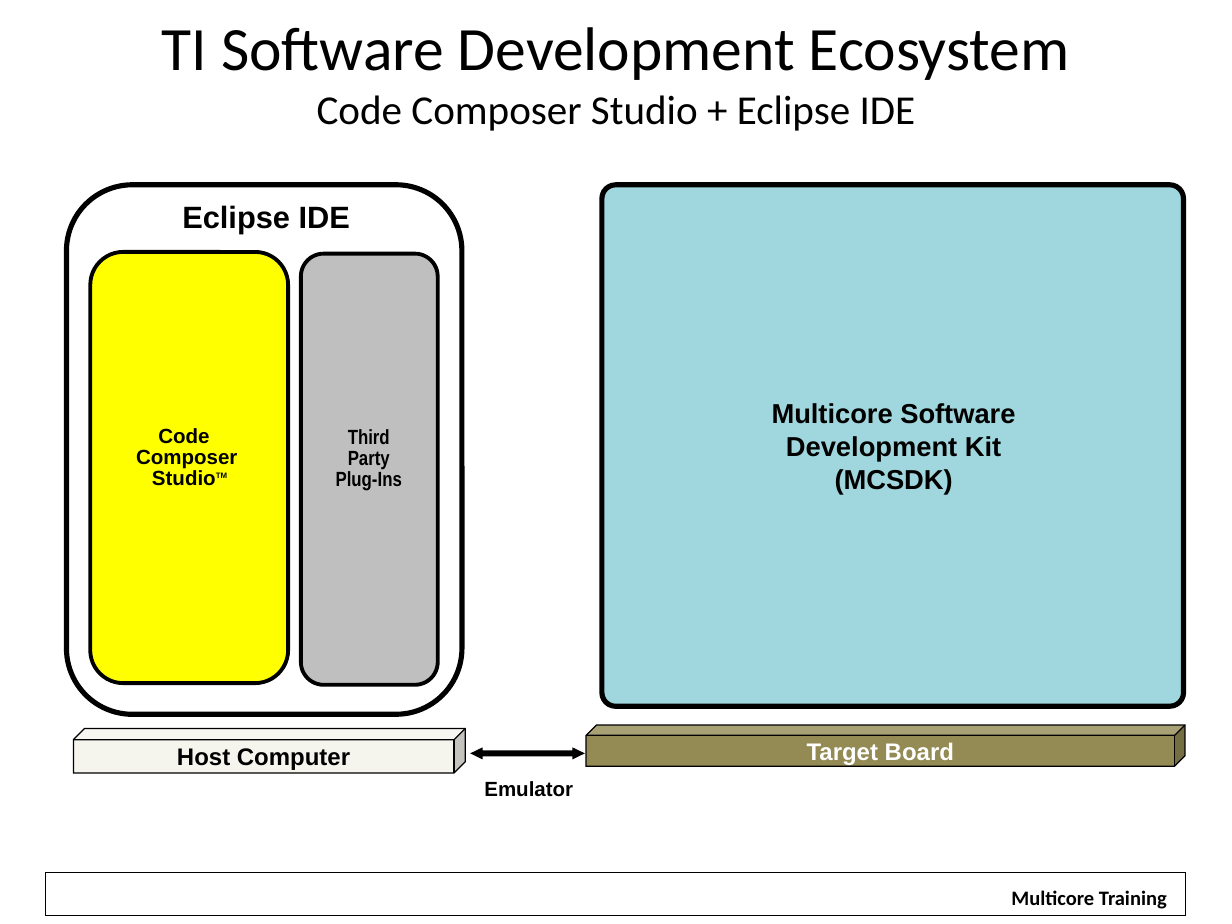
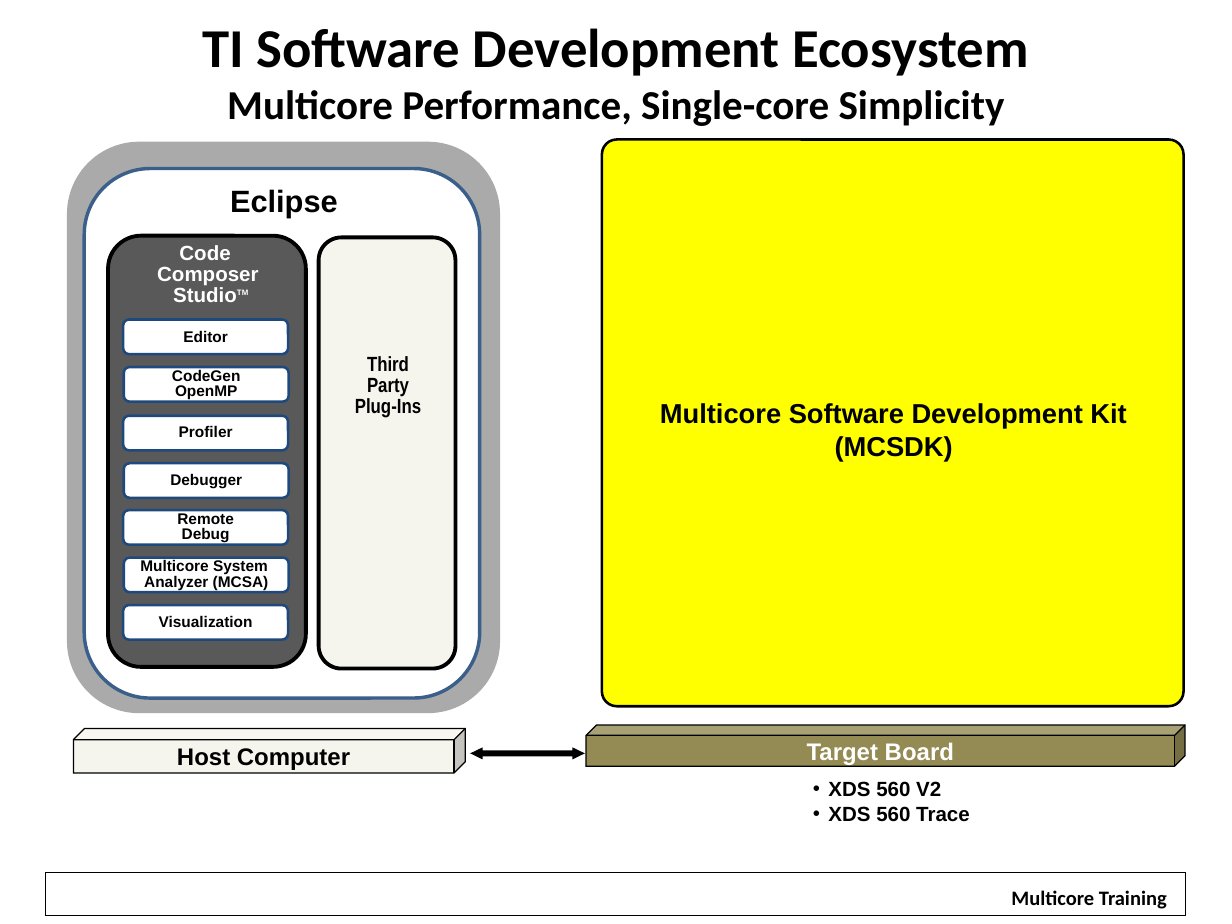
Before and after one commit to hari1989/keystone-workshop, a slide deck: slide 11 of slides/Introduction to KeyStone Software Ecosystem.pptx (slide 7 before the commit). Drawn at 1232x924 pixels with LibreOffice and Linux fonts; fonts in the diff are those of the drawing; background and template pictures are left out. Boxes give left, top, right and bottom in pixels: in the first picture for what was removed or moved away, otherwise in the second. Text is boxed around its words. In the diff, an @@ line names an element or a change of style, - is before the commit and + after.

```diff
--- a/slides/Introduction to KeyStone Software Ecosystem.pptx
+++ b/slides/Introduction to KeyStone Software Ecosystem.pptx
@@ title at (203, 28, 1029, 126): text changed; size 36 to 24 pt; bold on @@
-TI Software Development Ecosystem
-Code Composer Studio + Eclipse IDE
+TI Software Development Ecosystem
+Multicore Performance, Single-core Simplicity
@@ rounded rectangle added at (67, 142, 500, 713), fill #AAAAAA @@
@@ rounded rectangle: place and size @@
-rounded rectangle at (602, 185, 1184, 706)
+rounded rectangle at (602, 139, 1184, 706)
@@ rounded rectangle at (602, 139, 1184, 706): fill #A0D7DE to #FFFF00; outline #000000 3 pt to #000000 1.5 pt @@
@@ rounded rectangle: place and size @@
-rounded rectangle at (67, 185, 462, 715)
+rounded rectangle at (84, 169, 479, 699)
@@ rounded rectangle at (84, 169, 479, 699): outline #000000 3 pt to #3A5F8C 2 pt @@
@@ text at (230, 189, 338, 218): text changed @@
-Eclipse IDE
+Eclipse
@@ rounded rectangle: place and size @@
-rounded rectangle at (90, 253, 288, 684)
+rounded rectangle at (108, 235, 307, 667)
@@ rounded rectangle at (108, 235, 307, 667): fill #FFFF00 to #595959 @@
@@ rounded rectangle "Code": place and size @@
-rounded rectangle "Code" at (87, 416, 286, 508)
+rounded rectangle "Code" at (110, 233, 308, 324)
@@ rounded rectangle "Code" at (110, 233, 308, 324): text colour #000000 to #FFFFFF @@
@@ rounded rectangle: place and size @@
-rounded rectangle at (301, 254, 437, 685)
+rounded rectangle at (319, 238, 456, 669)
@@ rounded rectangle at (319, 238, 456, 669): fill #BFBFBF to #F5F4ED @@
@@ rounded rectangle added at (123, 319, 288, 354), fill #FFFFFF, outline #1F497D 1.5 pt, 9 pt, text #000000, bold @@
+Editor
@@ rounded rectangle "Third": place and size @@
-rounded rectangle "Third" at (301, 416, 437, 514)
+rounded rectangle "Third" at (320, 344, 457, 441)
@@ rounded rectangle added at (124, 367, 290, 402), fill #FFFFFF, outline #1F497D 1.5 pt, 9 pt, text #000000, bold @@
+CodeGen
+OpenMP
@@ rounded rectangle added at (123, 415, 288, 450), fill #FFFFFF, outline #1F497D 1.5 pt, 9 pt, text #000000, bold @@
+Profiler
@@ text "Multicore Software Development Kit": place and size @@
-text "Multicore Software Development Kit" at (772, 403, 1015, 494)
+text "Multicore Software Development Kit" at (660, 403, 1126, 462)
@@ text at (660, 403, 1126, 429): text changed @@
-Multicore Software
-Development Kit
+Multicore Software Development Kit
@@ rounded rectangle added at (124, 463, 290, 498), fill #FFFFFF, outline #1F497D 1.5 pt, 9 pt, text #000000, bold @@
+Debugger
@@ rounded rectangle added at (123, 510, 288, 545), fill #FFFFFF, outline #1F497D 1.5 pt, 9 pt, text #000000, bold @@
+Remote
+Debug
@@ rounded rectangle added at (124, 558, 290, 593), fill #FFFFFF, outline #1F497D 1.5 pt, 9 pt, text #000000, bold @@
+Multicore System
+Analyzer (MCSA)
@@ rounded rectangle added at (123, 605, 288, 639), fill #FFFFFF, outline #1F497D 1.5 pt, 9 pt, text #000000, bold @@
+Visualization
@@ text removed at (484, 781, 573, 797) @@
-Emulator
@@ text added at (828, 781, 970, 822), 12 pt, text #000000, bold @@
+• XDS 560 V2
+• XDS 560 Trace
```
Also in this commit, not shown: 18 other slides changed, 4 slides removed, 1 other file.
